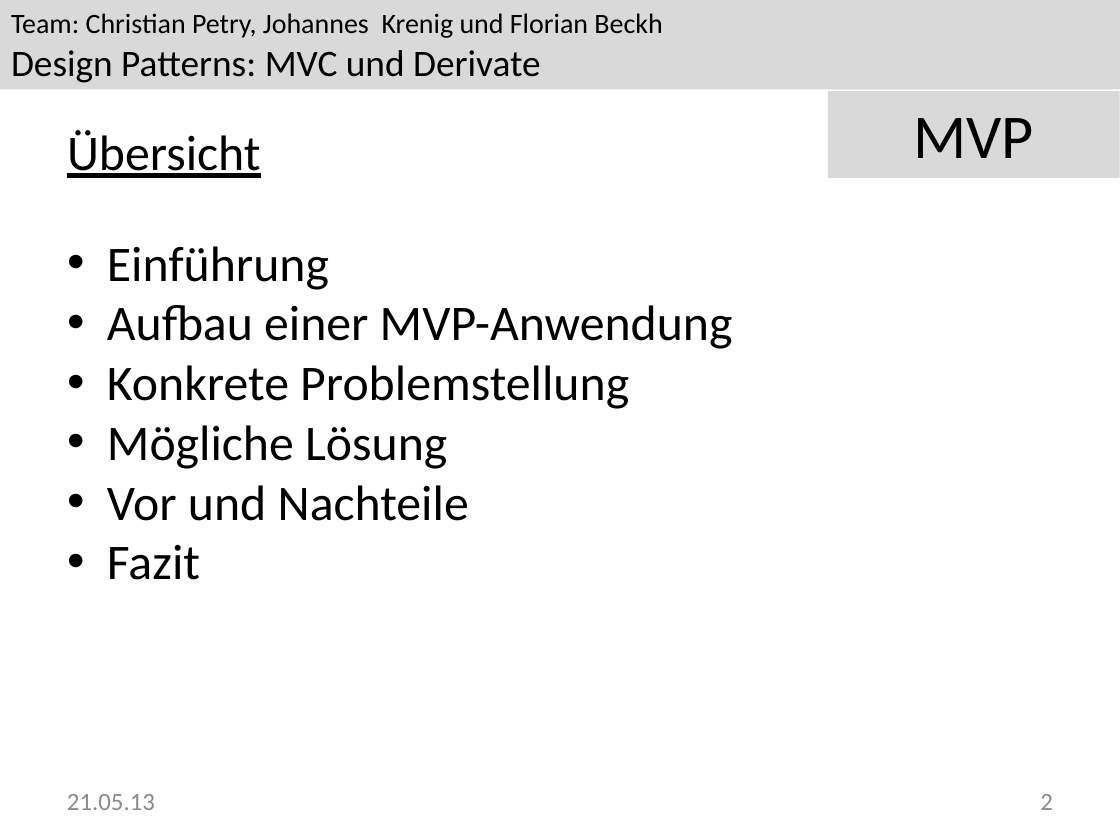
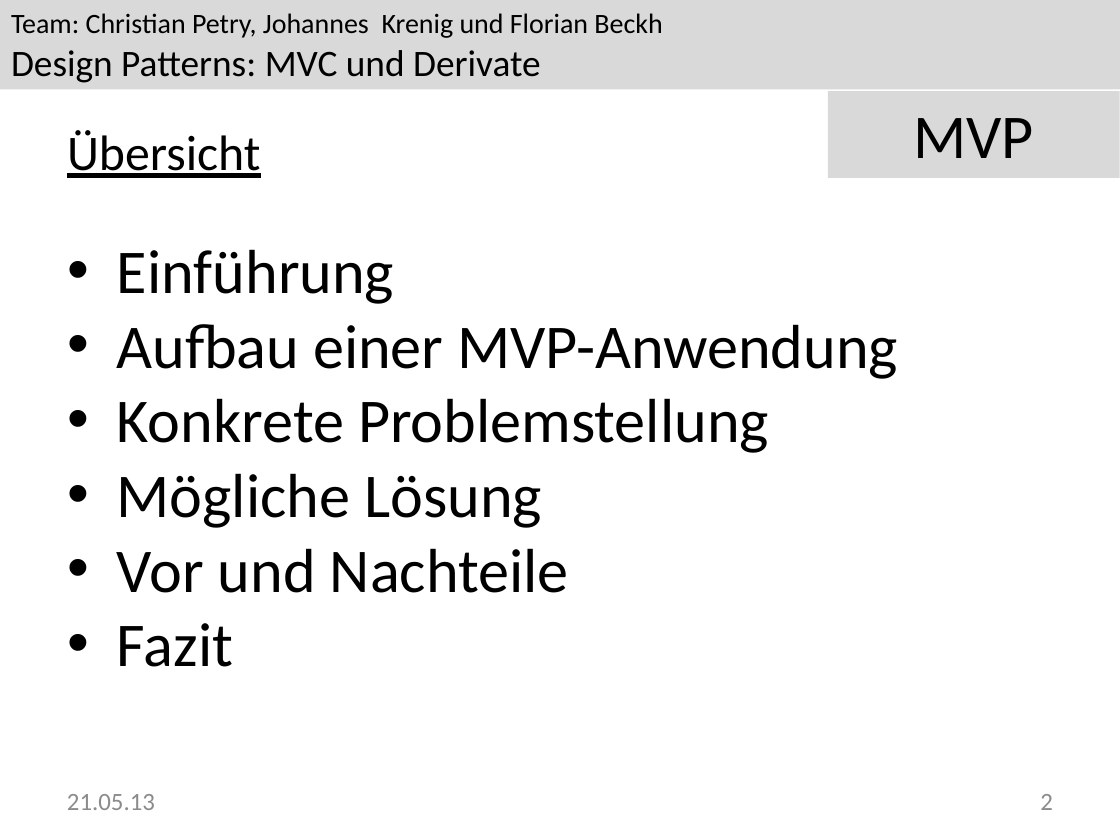
Before and after one commit to Greever/Design-Pattern-MVC, a slide deck: slide 2 of Dokumentation/Praesentation/MVP.pptx. Drawn at 1120x840 pixels with LibreOffice and Linux fonts; fonts in the diff are those of the drawing; background and template pictures are left out. Boxes give left, top, right and bottom in pixels: in the first picture for what was removed or moved away, otherwise in the second. Text is boxed around its words. In the diff, an @@ line names an element or a change of style, - is before the commit and + after.

```diff
--- a/Dokumentation/Praesentation/MVP.pptx
+++ b/Dokumentation/Praesentation/MVP.pptx
@@ text "Einführung" at box(117, 249, 898, 667): size 32 to 40 pt @@
```
Also in this commit, not shown: 3 other slides changed, 1 slide added, 3 other files.
